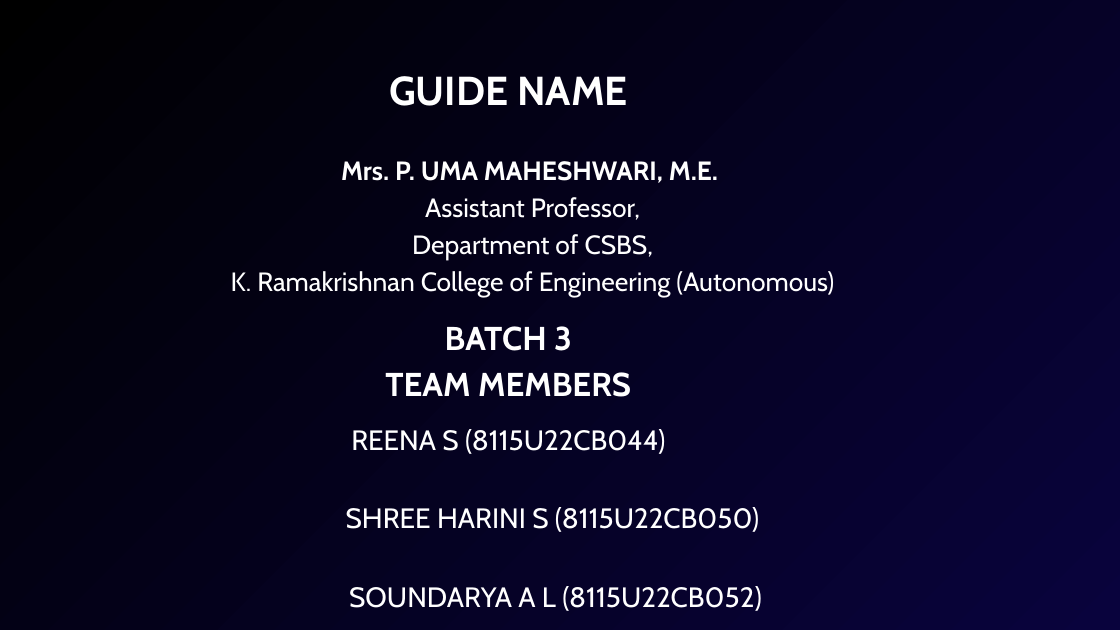
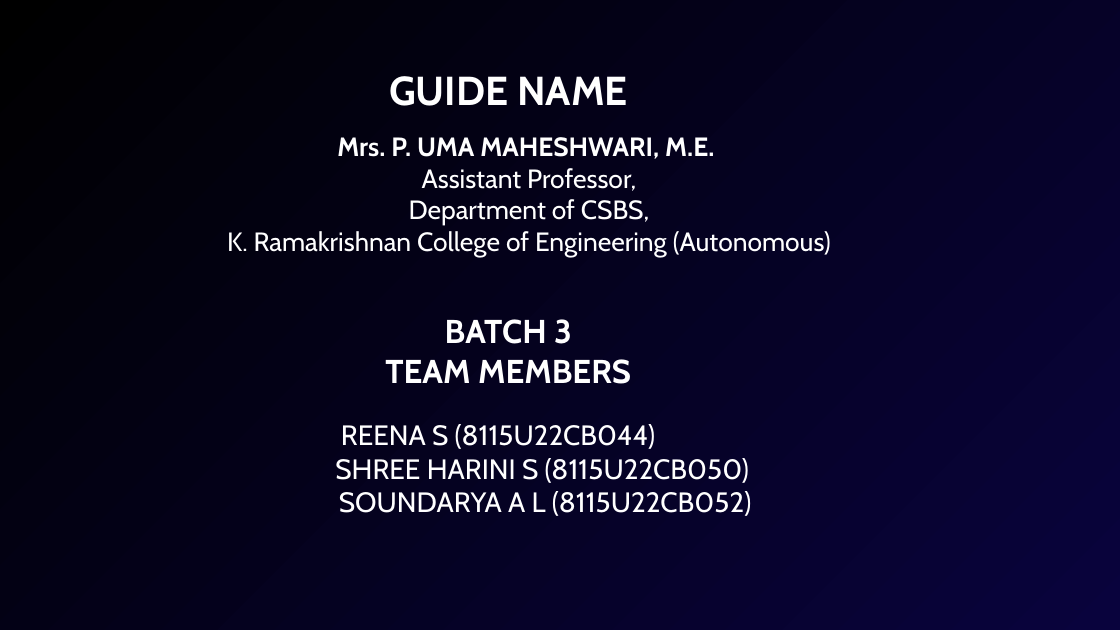
Before and after one commit to Reena-senthilkumar/Major-project-, a slide deck: slide 2 of INTRODUCTION (1).pptx. Drawn at 1120x630 pixels with LibreOffice and Linux fonts; fonts in the diff are those of the drawing. Boxes give left, top, right and bottom in pixels: in the first picture for what was removed or moved away, otherwise in the second. Text is boxed around its words. In the diff, an @@ line names an element or a change of style, - is before the commit and + after.

```diff
--- a/INTRODUCTION (1).pptx
+++ b/INTRODUCTION (1).pptx
@@ text "Mrs. P. UMA MAHESHWARI, M.E.": place and size @@
-text "Mrs. P. UMA MAHESHWARI, M.E." at (231, 161, 834, 297)
+text "Mrs. P. UMA MAHESHWARI, M.E." at (227, 137, 831, 257)
@@ text "Mrs. P. UMA MAHESHWARI, M.E." at (227, 137, 831, 257): line spacing 47.6pt to 1 @@
@@ text "BATCH 3" at (385, 319, 631, 384): line spacing 59.5pt to 1 @@
@@ text "REENA S (8115U22CB044)": place and size @@
-text "REENA S (8115U22CB044)" at (346, 429, 762, 611)
+text "REENA S (8115U22CB044)" at (335, 424, 752, 516)
@@ text "REENA S (8115U22CB044)" at (335, 424, 752, 516): line spacing 50.4pt to 1 @@
```
Also in this commit, not shown: 2 other slides changed, 2 slides added.
